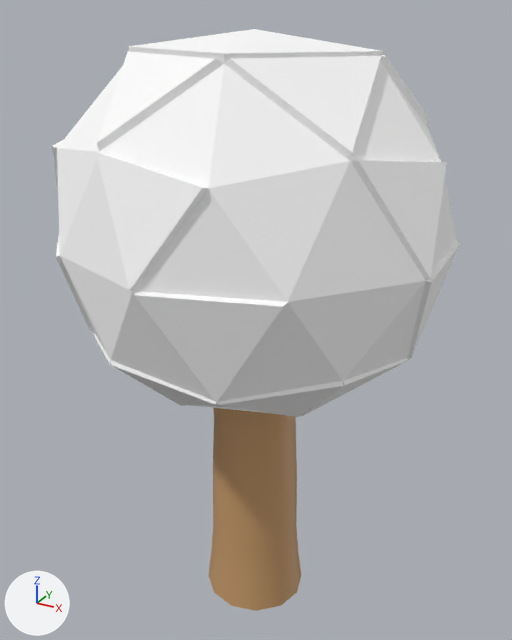
An edit to the glTF model public/models/trees/tree-2.glb, drawn before and after from the same camera.
Camera for both pictures: a camera (50 mm lens) standing at (1.13, -2.04, 2.21) and looking at (-0.02, 0.04, 1.17). Every picture has the same lights, and +X, +Y and +Z are marked at lower left. Where no turn or scale is listed for an object, it has been applied to the vertices. Vertices at the same position are counted once.

The first picture shows 'LeafCluster_2A', 'Trunk_Lv2'.
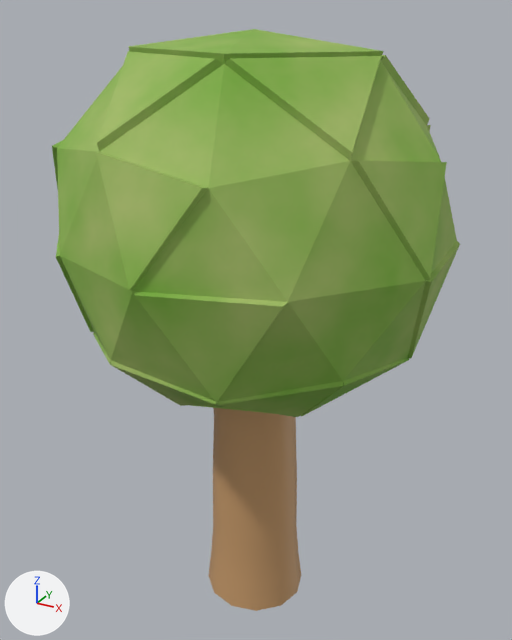
The change, as JSON lines over the scene's bpy script:
```json
{"op": "add", "block": "img_leafcluster_color", "code": ["img_leafcluster_color = load_image('LeafCluster_Color', '_unpacked/LeafCluster_Color', 1024, 1024, 'sRGB')"]}
{"op": "remove", "block": "mat_material_017", "code": "mat_material_017.base_color = (1.0, 1.0, 1.0)  # white #ffffff"}
{"op": "add", "block": "mat_material_017", "code": "mat_material_017.texture = img_leafcluster_color"}
{"block": "me_icosphere_002", "where": "me_icosphere_002.from_pydata(...)  # 152 vertices, 300 faces; spans x -0.678..0.666, y -0.677..0.68, z -0.02..1.161"}
{"block": "me_icosphere_002", "where": "# used by ob_leafcluster_2a; location = (0.0, 0.0, 0.989)"}
{"block": "me_icosphere_002", "change": "me_icosphere_002 part 1: texture (UV) coordinates of 300 of 300 faces, centred in x -0.65..0.65, y -0.644..0.631, z -0.017..1.128, changed; they spanned u 0.0..1.0, v 0.0..0.47 and now span u 0.04..0.99, v 0.01..0.97"}
```

Pixel boxes (x1, y1, x2, y2) of what changed, in the pictures (512 x 640 px):
```json
{"object": "LeafCluster_2A", "change": "surface changed", "before": [52, 29, 460, 417], "after": [52, 29, 460, 417], "on screen": "white to green"}
```
